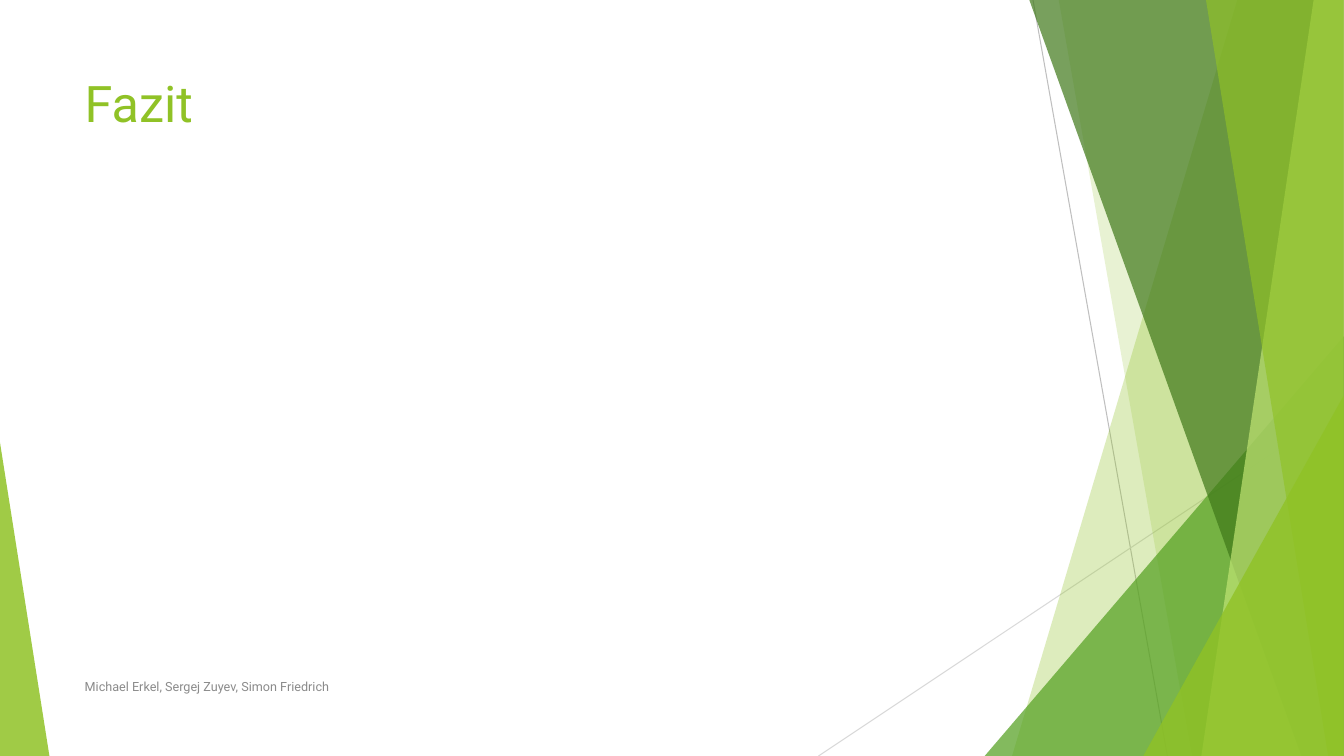
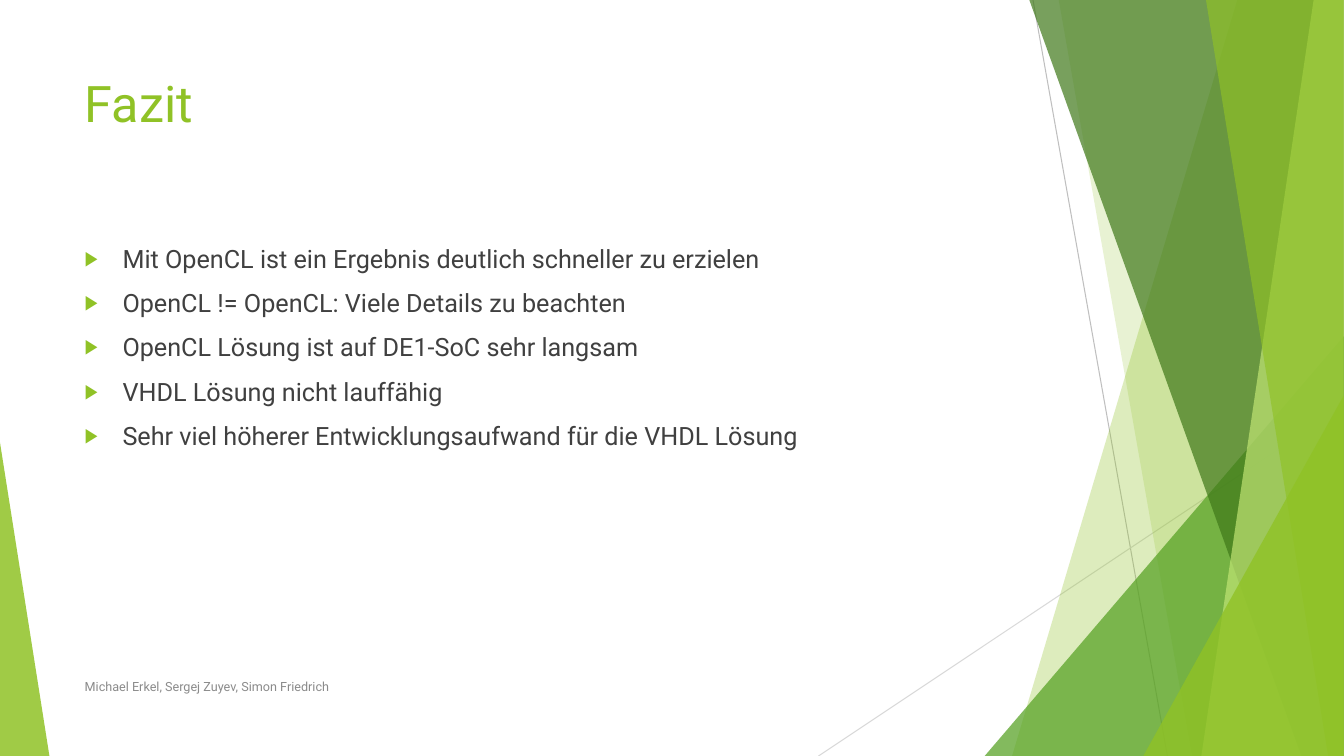
Before and after one commit to zz-systems/projektmanagement-ss-2016, a slide deck: slide 8 of Projektdokumente/Team 5a.pptx. Drawn at 1344x756 pixels with LibreOffice and Linux fonts; fonts in the diff are those of the drawing. Boxes give left, top, right and bottom in pixels: in the first picture for what was removed or moved away, otherwise in the second. Text is boxed around its words. In the diff, an @@ line names an element or a change of style, - is before the commit and + after.

```diff
--- a/Projektdokumente/Team 5a.pptx
+++ b/Projektdokumente/Team 5a.pptx
@@ text added at [123, 249, 798, 451], 18 pt, text #404040 @@
+▶ Mit OpenCL ist ein Ergebnis deutlich schneller zu erzielen
+▶ OpenCL != OpenCL: Viele Details zu beachten
+▶ OpenCL Lösung ist auf DE1-SoC sehr langsam
+▶ VHDL Lösung nicht lauffähig
+▶ Sehr viel höherer Entwicklungsaufwand für die VHDL Lösung
```
Also in this commit, not shown: 2 other slides changed.
